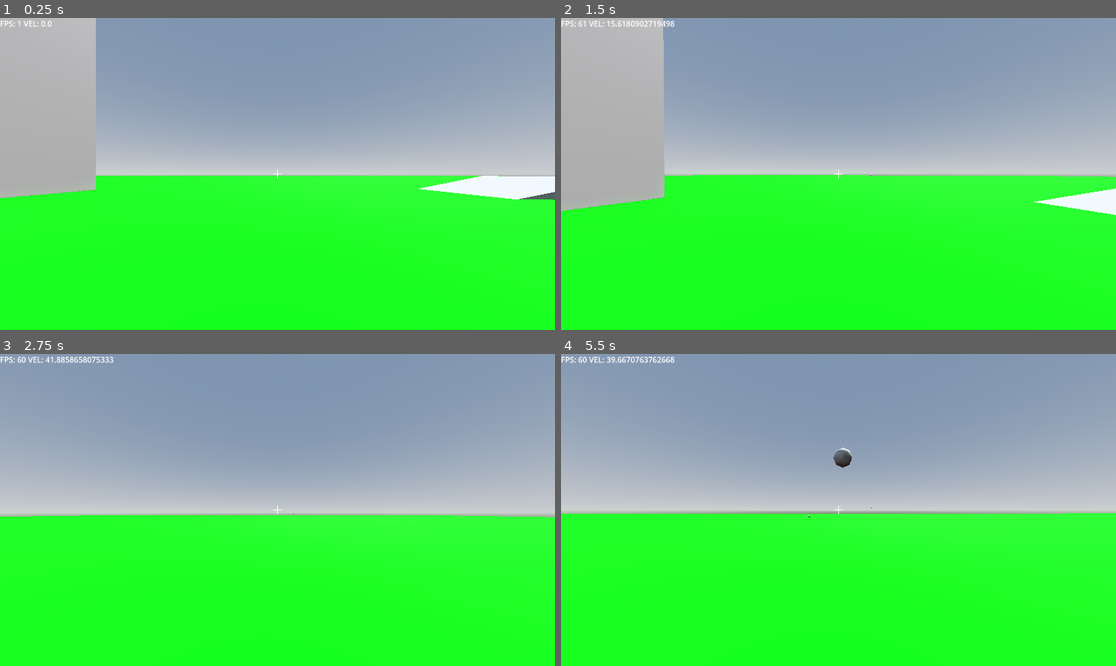
Above: before the commit, frames 1-4 (two rows, left to right).
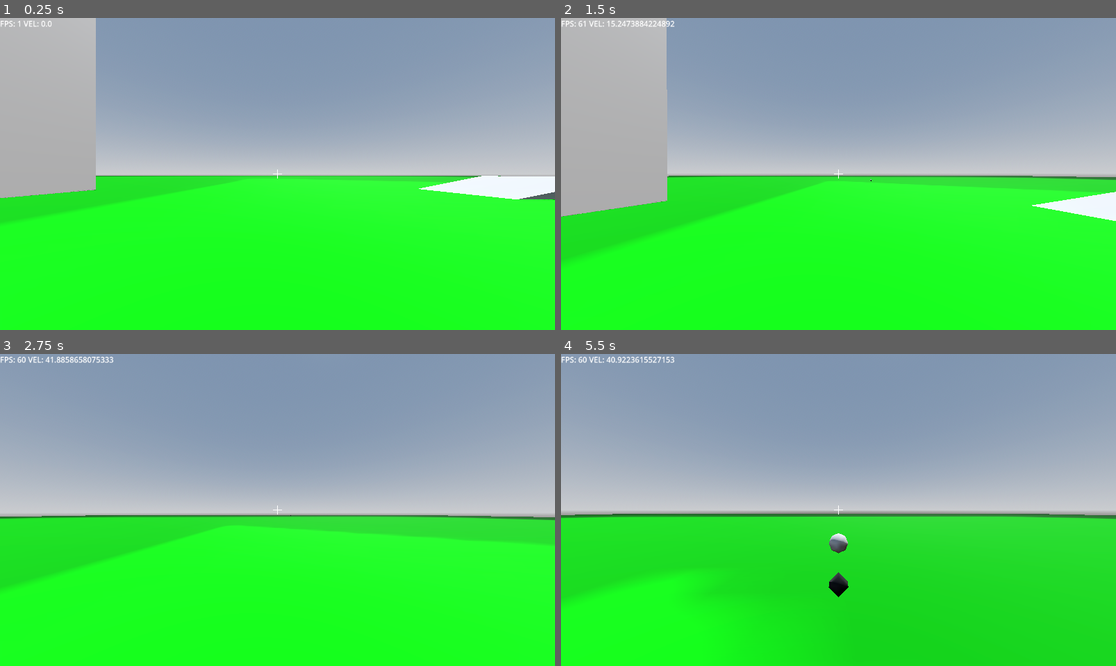
Above: after the commit, the same moments.

Repository: YouthHalo/Fast-Boomer-Shooter
Game: Godot game, scene res://scenes/main_world.tscn
Two runs of this game, one before a commit and one after it. Both use one fixed random seed, a clock stepped at 60 frames per second and the inputs below. The engine's default icon, where the game draws it, is replaced by a stand-in: a white triangle on a blue panel in a dark square.
Inputs (mouse positions are in pixels of both pictures, inside the frame that each line leads up to):
- Up to frame 1 (0.25 s): no input
- Up to frame 2 (1.5 s): tap Enter at 0.5 s; move the mouse to (866, 174) at 0.52 s; hold Space (jump) 0.53-1.28 s; hold W (forward) from 0.53 s (still down); tap C (slide) at 0.6 s; click (866, 174) at 0.67 s; move the mouse to (810, 174) at 1.27 s; tap Space (jump) at 1.35 s
- Up to frame 3 (2.75 s): keep holding W (forward); tap Space (jump) at 1.52, 1.82 s; tap C (slide) at 1.55 s; move the mouse to (288, 503) at 2.02 s; hold Space (jump) from 2.03 s (still down); tap Shift (dash) at 2.1 s
- Up to frame 4 (5.5 s): keep holding W (forward); move the mouse to (832, 516) at 2.77 s; release Space (jump) at 2.78 s; tap C (slide) at 2.85, 3.6, 4.55 s; click (832, 516) at 2.92 s; tap Space (jump) at 3.02, 3.32, 4.35, 4.52, 4.82 s; move the mouse to (877, 513) at 3.52 s; hold Space (jump) 3.53-4.28 s; move the mouse to (794, 506) at 4.27 s; move the mouse to (844, 510) at 5.02 s; hold Space (jump) from 5.03 s (still down); tap Shift (dash) at 5.1 s; click (844, 510) at 5.17 s

The runs differ from the first frame. In frame 1, 3.1% of the frame differs, in the area x 0-91%, y 50-66%; in frame 2, 7.8%; in frame 3, 9.0%; in frame 4, 39%, in the area x 0-100%, y 0-100%.

Commit message:
Ground Slam with impulse! some tweaking needs to be done though

Diff:
--- a/project.godot
+++ b/project.godot
@@ -53,6 +53,7 @@
 slide={
 "deadzone": 0.2,
 "events": [Object(InputEventKey,"resource_local_to_scene":false,"resource_name":"","device":-1,"window_id":0,"alt_press …(191 unchanged characters)…
+, Object(InputEventKey,"resource_local_to_scene":false,"resource_name":"","device":-1,"window_id":0,"alt_pressed":false,"shift_pressed":false,"ctrl_pressed":false,"meta_pressed":false,"pressed":false,"keycode":0,"physical_keycode":4194326,"key_label":0,"unicode":0,"location":0,"echo":false,"script":null)
 ]
 }
 dash={
--- a/scenes/main_world.tscn
+++ b/scenes/main_world.tscn
@@ -1,6 +1,7 @@
-[gd_scene load_steps=12 format=3 uid="uid://cv72v1nlu10ia"]
+[gd_scene load_steps=13 format=3 uid="uid://cv72v1nlu10ia"]
 
 [ext_resource type="PackedScene" uid="uid://bgav01dmub54l" path="res://scenes/player.tscn" id="1_6x5uh"]
+[ext_resource type="Texture2D" uid="uid://ev3l80lqjmok" path="res://icon.svg" id="1_tt5ry"]
 
 [sub_resource type="ProceduralSkyMaterial" id="ProceduralSkyMaterial_6x5uh"]
 sky_horizon_color = Color(0.662243, 0.671743, 0.686743, 1)
@@ -17,6 +18,7 @@
 
 [sub_resource type="StandardMaterial3D" id="StandardMaterial3D_6x5uh"]
 albedo_color = Color(0, 1, 0, 1)
+albedo_texture = ExtResource("1_tt5ry")
 metallic = 0.5
 
 [sub_resource type="PrismMesh" id="PrismMesh_6x5uh"]
--- a/scenes/player.tscn
+++ b/scenes/player.tscn
@@ -1,19 +1,16 @@
-[gd_scene load_steps=7 format=3 uid="uid://bgav01dmub54l"]
+[gd_scene load_steps=8 format=3 uid="uid://bgav01dmub54l"]
 
 [ext_resource type="Script" uid="uid://bv5xpnqy1r7my" path="res://scripts/player.gd" id="1_3vyb7"]
 [ext_resource type="PackedScene" uid="uid://cnflbaff401hk" path="res://scenes/in_game_ui.tscn" id="2_g2els"]
 [ext_resource type="PackedScene" uid="uid://6amix7kcu2lq" path="res://scenes/pause_menu.tscn" id="3_qhqgy"]
+[ext_resource type="PackedScene" uid="uid://c16ew7xhkbtsa" path="res://scenes/weapon_manager.tscn" id="4_dqkch"]
 
 [sub_resource type="CapsuleMesh" id="CapsuleMesh_g2els"]
 
 [sub_resource type="CapsuleShape3D" id="CapsuleShape3D_g2els"]
 
-[sub_resource type="CylinderMesh" id="CylinderMesh_g2els"]
-top_radius = 0.01
-bottom_radius = 0.01
-height = 100.0
-radial_segments = 4
-rings = 0
+[sub_resource type="SphereShape3D" id="SphereShape3D_dqkch"]
+radius = 6.0
 
 [node name="Player" type="CharacterBody3D"]
 script = ExtResource("1_3vyb7")
@@ -31,11 +28,14 @@
 [node name="RayCast3D" type="RayCast3D" parent="Camera3D"]
 target_position = Vector3(0, 0, -100)
 
-[node name="MeshInstance3D" type="MeshInstance3D" parent="Camera3D/RayCast3D"]
-transform = Transform3D(1, 0, 0, 0, -4.37114e-08, -1, 0, 1, -4.37114e-08, 0, 0, -50)
-visible = false
-mesh = SubResource("CylinderMesh_g2els")
-
 [node name="In-Game UI" parent="." instance=ExtResource("2_g2els")]
 
 [node name="Pause Menu" parent="." instance=ExtResource("3_qhqgy")]
+
+[node name="Weapon Manager" parent="." instance=ExtResource("4_dqkch")]
+
+[node name="GroundSlamArea" type="Area3D" parent="."]
+transform = Transform3D(1, 0, 0, 0, 1, 0, 0, 0, 1, 0, -1, 0)
+
+[node name="CollisionShape3D" type="CollisionShape3D" parent="GroundSlamArea"]
+shape = SubResource("SphereShape3D_dqkch")
--- a/scenes/projectile.tscn
+++ b/scenes/projectile.tscn
@@ -7,6 +7,20 @@
 height = 0.4
 radial_segments = 8
 rings = 8
+
+[sub_resource type="ParticleProcessMaterial" id="ParticleProcessMaterial_q3m7n"]
+spread = 0.0
+gravity = Vector3(0, 0, 0)
+
+[sub_resource type="StandardMaterial3D" id="StandardMaterial3D_c8fcr"]
+albedo_color = Color(0, 0, 0, 1)
+
+[sub_resource type="SphereMesh" id="SphereMesh_softn"]
+material = SubResource("StandardMaterial3D_c8fcr")
+radius = 0.1
+height = 0.2
+radial_segments = 4
+rings = 2
 
 [sub_resource type="ParticleProcessMaterial" id="ParticleProcessMaterial_c8fcr"]
 particle_flag_rotate_y = true
@@ -18,7 +32,7 @@
 size = Vector2(0.2, 0.2)
 
 [sub_resource type="SphereShape3D" id="SphereShape3D_c8fcr"]
-radius = 6.0
+radius = 8.0
 
 [sub_resource type="BoxShape3D" id="BoxShape3D_c8fcr"]
 size = Vector3(0.5, 0.5, 0.5)
@@ -31,7 +45,13 @@
 transform = Transform3D(0.999999, 0, 0, 0, -4.37114e-08, 1, 0, -0.999999, -4.37114e-08, 0, 0, 0)
 mesh = SubResource("SphereMesh_c8fcr")
 
-[node name="GPUParticles3D" type="GPUParticles3D" parent="."]
+[node name="GPUParticles3D" type="GPUParticles3D" parent="3DModel"]
+amount = 4
+lifetime = 0.1
+process_material = SubResource("ParticleProcessMaterial_q3m7n")
+draw_pass_1 = SubResource("SphereMesh_softn")
+
+[node name="ExplosionParticles" type="GPUParticles3D" parent="."]
 transform = Transform3D(1, -2.11758e-22, -4.23516e-22, 0, 1, 0, 0, 0, 1, 0, 0, 0)
 emitting = false
 amount = 50
--- a/scripts/player.gd
+++ b/scripts/player.gd
@@ -2,6 +2,8 @@
 
 @onready var Cam = $Camera3D as Camera3D
 @onready var Raycast = $Camera3D/RayCast3D as RayCast3D
+@onready var GroundSlamArea = $GroundSlamArea as Area3D
+
 var mouse_sens = 600
 var mouse_relative_x = 0
 var mouse_relative_y = 0
@@ -18,6 +20,7 @@
 var dash_velocity = Vector3.ZERO
 
 var touching_wall = false
+var ground_slamming = false
 
 const MAX_WALK_SPEED = 12
 const MAX_TOTAL_SPEED = 40
@@ -69,7 +72,47 @@
 			projectile.global_transform.origin = muzzle_position #global should be after added to tree
 
 
+
 func _physics_process(delta):
+
+	if Input.is_action_just_pressed("slide"):
+		if is_on_floor():
+			pass # TODO
+		else:
+			#drop down fast and lose all horizontal momentum
+			velocity.y = -SPEED * 7
+			velocity.x = 0
+			velocity.z = 0
+			ground_slamming = true
+
+
+	if is_on_floor and ground_slamming:
+			# Impulse nearby characters and rigidbodies outwards
+			var explosion_origin = GroundSlamArea.global_transform.origin
+			var explosion_radius = 6
+			var explosion_force = 25.0
+
+			for body in GroundSlamArea.get_overlapping_bodies():
+				if body == self:
+					continue
+				if not (body is RigidBody3D or body is CharacterBody3D):
+					continue
+
+				var body_pos = body.global_transform.origin
+				var to_body = body_pos - explosion_origin
+				var distance = to_body.length()
+				if distance == 0.0 or distance > explosion_radius:
+					continue
+
+				var explosion_direction = to_body.normalized()
+				var falloff = 1.0 - clamp(distance / explosion_radius, 0.0, 1.0) #this feels inverted for some reason. Could just be me
+				var force = explosion_direction * explosion_force * falloff
+
+				if body is RigidBody3D:
+					body.apply_central_impulse(force)
+				elif body is CharacterBody3D and "velocity" in body:
+					body.velocity += force
+
 	if not is_on_floor():
 		velocity.y -= gravity * delta
 	elif air_jumps < max_air_jumps:
@@ -94,6 +137,7 @@
 		velocity = Vector3.ZERO
 
 	if Input.is_action_just_pressed("jump") and air_jumps > 0:
+		ground_slamming = false
 		if not is_on_floor():
 			if touching_wall:
 				var wall_normal = get_wall_normal()
@@ -103,7 +147,7 @@
 				velocity = velocity + direction * 10
 				velocity.y = JUMP_VELOCITY * 0.85
 				air_jumps -= 1
-		elif is_on_floor():
+		else:
 			velocity.y = JUMP_VELOCITY
 
 	# Enable bhopping: if holding jump and on floor, jump every frame
--- a/scripts/projectile.gd
+++ b/scripts/projectile.gd
@@ -2,12 +2,9 @@
 
 @export var speed: float = 50.0
 @onready var mesh = $"3DModel"
-@onready var explosion = $GPUParticles3D
+@onready var explosion = $ExplosionParticles
 @onready var explosion_area = $ExplosionArea
 @onready var hitbox = $Hitbox
-
-var explosion_radius = 6.0
-var explosion_force = 15.0
 
 var currently_blowing_up: bool = false
 var direction: Vector3
@@ -25,10 +22,10 @@
 			explosion.emitting = true
 			currently_blowing_up = true
 
-
+			var explosion_radius = 8.0
+			var explosion_force = 60.0
 			var origin = global_transform.origin
 
-			# Update explosion area to match radius (if you want visual/debug overlap)
 			explosion_area.scale = Vector3.ONE * (explosion_radius / 2.0)
 			explosion_area.global_transform.origin = origin
 
@@ -59,12 +56,10 @@
 		var falloff = 1.0 - clamp(distance / explosion_radius, 0.0, 1.0)
 		var force = explosion_direction * explosion_force * falloff
 
-		# Amplify for player if needed
 		if body.name == "Player":
-			force *= 1.0
+			force *= 0.75
 
 		if body is RigidBody3D:
-			# Use apply_central_impulse to avoid excessive spinning
 			body.apply_central_impulse(force)
 		elif body is CharacterBody3D and "velocity" in body:
 			body.velocity += force
Not shown: 1 places in scenes/projectile.tscn that only renumber resources
